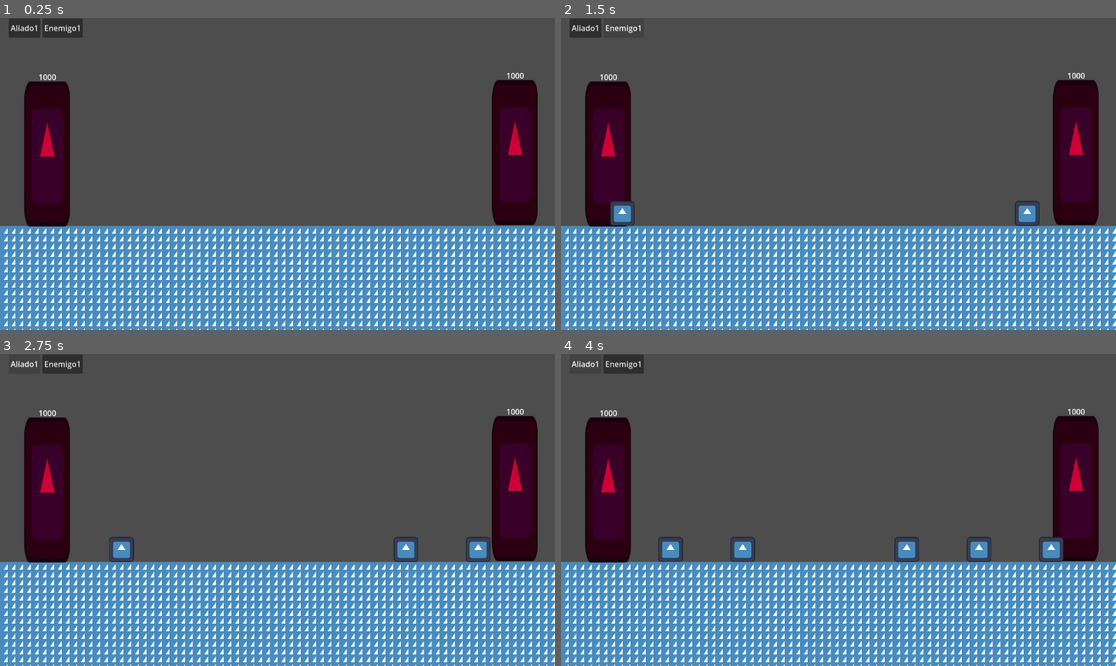
Above: before the commit, frames 1-4 (two rows, left to right).
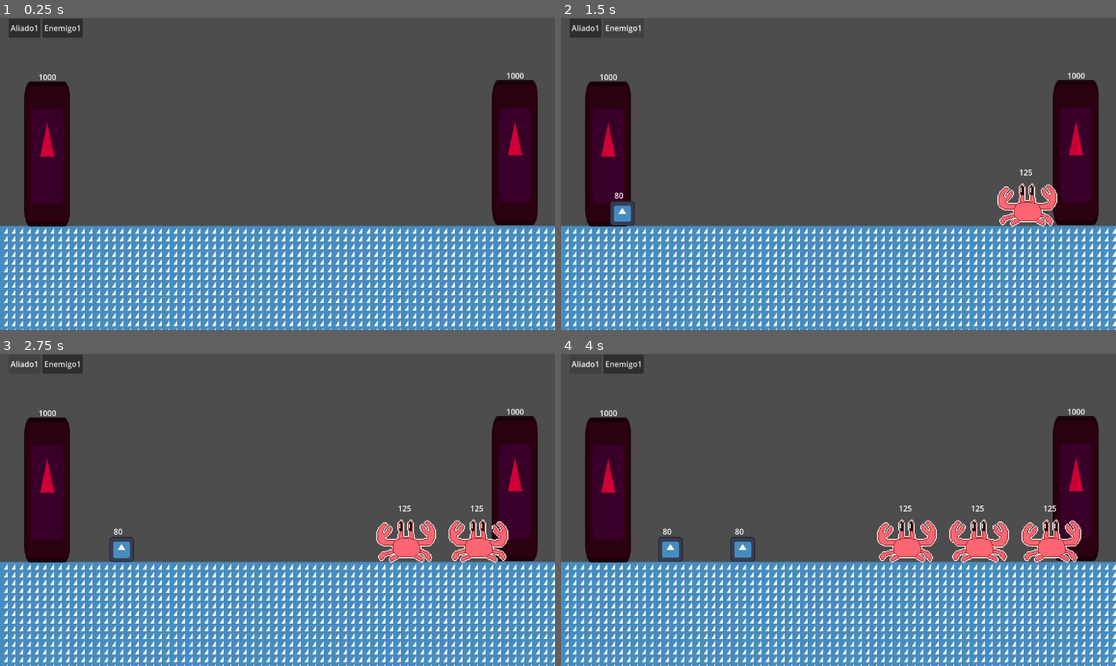
Above: after the commit, the same moments.

Repository: oliver-miguez/What-The-Crab
Game: Godot game, scene res://Demo/Escenas/Mapa/MapaDePrueba.tscn
Same seed, same stepped clock (60 frames per second), same inputs: the game is played once before the commit and once after it. The project has no main scene, so this scene is started directly. The engine's default icon, where the game draws it, is replaced by a stand-in: a white triangle on a blue panel in a dark square.
Inputs:
- Up to frame 1 (0.25 s): no input
- Up to frame 2 (1.5 s): click "Aliado1" at 0.5 s; click "Enemigo1" at 1.25 s
- Up to frame 3 (2.75 s): click "Aliado1" at 2 s
- Up to frame 4 (4 s): click "Enemigo1" at 2.75 s; click "Aliado1" at 3.5 s

The runs differ from the first frame. In frame 1, less than 0.1% of the frame differs, in the area x 4-94%, y 21-66%; in frame 2, 1.1%; in frame 3, 2.1%; in frame 4, 3.2%, in the area x 4-94%, y 21-68%.

Commit message:
Ajustes importantes

Diff:
--- a/Demo/Escenas/Aliados/Aliado1.tscn
+++ b/Demo/Escenas/Aliados/Aliado1.tscn
@@ -1,25 +1,181 @@
 [gd_scene format=3 uid="uid://pnt6q0vli0fi"]
 
-[ext_resource type="Texture2D" uid="uid://d4acfivp4y6ro" path="res://icon.svg" id="1_835e7"]
 [ext_resource type="Script" uid="uid://by607a4aovecd" path="res://Demo/Scripts/Aliados/Aliado1/aliado_1.gd" id="1_qrbtp"]
+[ext_resource type="Texture2D" uid="uid://b7wvmhm0m36fo" path="res://Arte/Aliado1/caminar.png" id="2_fgfi6"]
 [ext_resource type="Script" uid="uid://d1frdl7rx5kgp" path="res://Demo/Scripts/FSM/fsm.gd" id="3_mfcte"]
+[ext_resource type="Texture2D" uid="uid://d2l3obo0nihi2" path="res://Arte/Aliado1/ataque.png" id="3_v8db0"]
 [ext_resource type="Script" uid="uid://eik6ymycoaxl" path="res://Demo/Scripts/Aliados/Aliado1/EstadosAliado1/walk.gd" id="4_8oujc"]
 [ext_resource type="Script" uid="uid://ocq1ang44nko" path="res://Demo/Scripts/Aliados/Aliado1/EstadosAliado1/atacar.gd" id="5_fgfi6"]
 
+[sub_resource type="Animation" id="Animation_fgfi6"]
+length = 0.001
+tracks/0/type = "value"
+tracks/0/imported = false
+tracks/0/enabled = true
+tracks/0/path = NodePath("Caminar:frame")
+tracks/0/interp = 1
+tracks/0/loop_wrap = true
+tracks/0/keys = {
+"times": PackedFloat32Array(0),
+"transitions": PackedFloat32Array(1),
+"update": 1,
+"values": [0]
+}
+tracks/1/type = "value"
+tracks/1/imported = false
+tracks/1/enabled = true
+tracks/1/path = NodePath("Ataque:visible")
+tracks/1/interp = 1
+tracks/1/loop_wrap = true
+tracks/1/keys = {
+"times": PackedFloat32Array(0),
+"transitions": PackedFloat32Array(1),
+"update": 1,
+"values": [false]
+}
+tracks/2/type = "value"
+tracks/2/imported = false
+tracks/2/enabled = true
+tracks/2/path = NodePath("Caminar:visible")
+tracks/2/interp = 1
+tracks/2/loop_wrap = true
+tracks/2/keys = {
+"times": PackedFloat32Array(0),
+"transitions": PackedFloat32Array(1),
+"update": 1,
+"values": [false]
+}
+tracks/3/type = "value"
+tracks/3/imported = false
+tracks/3/enabled = true
+tracks/3/path = NodePath("Ataque:frame")
+tracks/3/interp = 1
+tracks/3/loop_wrap = true
+tracks/3/keys = {
+"times": PackedFloat32Array(0),
+"transitions": PackedFloat32Array(1),
+"update": 1,
+"values": [0]
+}
+
+[sub_resource type="Animation" id="Animation_l0vad"]
+resource_name = "ataque"
+loop_mode = 1
+tracks/0/type = "value"
+tracks/0/imported = false
+tracks/0/enabled = true
+tracks/0/path = NodePath("Caminar:visible")
+tracks/0/interp = 1
+tracks/0/loop_wrap = true
+tracks/0/keys = {
+"times": PackedFloat32Array(0),
+"transitions": PackedFloat32Array(1),
+"update": 1,
+"values": [false]
+}
+tracks/1/type = "value"
+tracks/1/imported = false
+tracks/1/enabled = true
+tracks/1/path = NodePath("Ataque:visible")
+tracks/1/interp = 1
+tracks/1/loop_wrap = true
+tracks/1/keys = {
+"times": PackedFloat32Array(0),
+"transitions": PackedFloat32Array(1),
+"update": 1,
+"values": [true]
+}
+tracks/2/type = "value"
+tracks/2/imported = false
+tracks/2/enabled = true
+tracks/2/path = NodePath("Ataque:frame")
+tracks/2/interp = 1
+tracks/2/loop_wrap = true
+tracks/2/keys = {
+"times": PackedFloat32Array(0, 0.4, 0.7),
+"transitions": PackedFloat32Array(1, 1, 1),
+"update": 1,
+"values": [0, 1, 2]
+}
+
+[sub_resource type="Animation" id="Animation_v8db0"]
+resource_name = "caminar"
+length = 0.3
+loop_mode = 2
+tracks/0/type = "value"
+tracks/0/imported = false
+tracks/0/enabled = true
+tracks/0/path = NodePath("Caminar:frame")
+tracks/0/interp = 1
+tracks/0/loop_wrap = true
+tracks/0/keys = {
+"times": PackedFloat32Array(0, 0.23333333),
+"transitions": PackedFloat32Array(1, 1),
+"update": 1,
+"values": [0, 1]
+}
+tracks/1/type = "value"
+tracks/1/imported = false
+tracks/1/enabled = true
+tracks/1/path = NodePath("Ataque:visible")
+tracks/1/interp = 1
+tracks/1/loop_wrap = true
+tracks/1/keys = {
+"times": PackedFloat32Array(0),
+"transitions": PackedFloat32Array(1),
+"update": 1,
+"values": [false]
+}
+tracks/2/type = "value"
+tracks/2/imported = false
+tracks/2/enabled = true
+tracks/2/path = NodePath("Caminar:visible")
+tracks/2/interp = 1
+tracks/2/loop_wrap = true
+tracks/2/keys = {
+"times": PackedFloat32Array(0),
+"transitions": PackedFloat32Array(1),
+"update": 1,
+"values": [true]
+}
+
+[sub_resource type="AnimationLibrary" id="AnimationLibrary_l0vad"]
+_data = {
+&"RESET": SubResource("Animation_fgfi6"),
+&"ataque": SubResource("Animation_l0vad"),
+&"caminar": SubResource("Animation_v8db0")
+}
+
 [sub_resource type="RectangleShape2D" id="RectangleShape2D_835e7"]
 size = Vector2(52, 52)
 
+[sub_resource type="CircleShape2D" id="CircleShape2D_v8db0"]
+radius = 58.077534
+
 [node name="Aliado1" type="CharacterBody2D" unique_id=1256920907 groups=["Aliados"]]
 collision_layer = 2
+collision_mask = 5
 script = ExtResource("1_qrbtp")
 
 [node name="AnimacionesAliado1" type="AnimationPlayer" parent="." unique_id=422694258]
-
-[node name="ArteAliado1" type="Sprite2D" parent="." unique_id=1336116555]
-scale = Vector2(0.4, 0.4)
-texture = ExtResource("1_835e7")
+libraries/ = SubResource("AnimationLibrary_l0vad")
+
+[node name="Caminar" type="Sprite2D" parent="." unique_id=464464648]
+visible = false
+position = Vector2(0, 7)
+scale = Vector2(2, 2)
+texture = ExtResource("2_fgfi6")
+hframes = 2
+
+[node name="Ataque" type="Sprite2D" parent="." unique_id=528503909]
+visible = false
+position = Vector2(0, 7)
+scale = Vector2(2, 2)
+texture = ExtResource("3_v8db0")
+hframes = 3
 
 [node name="ColisionNormal" type="CollisionShape2D" parent="." unique_id=735131761]
+position = Vector2(2, 15)
 shape = SubResource("RectangleShape2D_835e7")
 debug_color = Color(0.7464558, 0.20853761, 1, 0.41960785)
 
@@ -36,3 +192,21 @@
 [node name="Atacar" type="Node" parent="FSM" unique_id=1957272806 node_paths=PackedStringArray("estado_andar")]
 script = ExtResource("5_fgfi6")
 estado_andar = NodePath("../Andar")
+
+[node name="Vida" type="Label" parent="." unique_id=1275275096]
+offset_left = -17.0
+offset_top = -82.0
+offset_right = 23.0
+offset_bottom = -59.0
+text = "Vida"
+
+[node name="AreaDeteccion" type="Area2D" parent="." unique_id=55728906]
+collision_layer = 2
+collision_mask = 5
+
+[node name="CollisionShape2D" type="CollisionShape2D" parent="AreaDeteccion" unique_id=1572694437]
+shape = SubResource("CircleShape2D_v8db0")
+debug_color = Color(0.8105812, 0.0021676165, 0.9867626, 0.41960785)
+
+[connection signal="body_entered" from="AreaDeteccion" to="." method="_on_area_deteccion_body_entered"]
+[connection signal="body_exited" from="AreaDeteccion" to="." method="_on_area_deteccion_body_exited"]
--- /dev/null
+++ b/Demo/Escenas/Aliados/aliado_2(test).tscn
@@ -0,0 +1,18 @@
+[gd_scene format=3 uid="uid://yfa81e0jshke"]
+
+[ext_resource type="Texture2D" uid="uid://d2l3obo0nihi2" path="res://Arte/Aliado1/ataque.png" id="1_i8yav"]
+[ext_resource type="Script" uid="uid://b10h3cdpmknoe" path="res://Demo/Scripts/Aliados/Aliado2/aliado_2(test).gd" id="1_osm1b"]
+
+[sub_resource type="RectangleShape2D" id="RectangleShape2D_osm1b"]
+
+[node name="Aliado2(Test)" type="CharacterBody2D" unique_id=1171319686]
+script = ExtResource("1_osm1b")
+
+[node name="Sprite2D" type="Sprite2D" parent="." unique_id=1554812905]
+
+[node name="Ataque" type="Sprite2D" parent="." unique_id=289667868]
+position = Vector2(7, 1)
+texture = ExtResource("1_i8yav")
+
+[node name="CollisionShape2D" type="CollisionShape2D" parent="." unique_id=1533762015]
+shape = SubResource("RectangleShape2D_osm1b")
--- a/Demo/Escenas/Enemigos/Enemigo1/Enemigo_1.tscn
+++ b/Demo/Escenas/Enemigos/Enemigo1/Enemigo_1.tscn
@@ -9,8 +9,12 @@
 [sub_resource type="RectangleShape2D" id="RectangleShape2D_83r5w"]
 size = Vector2(52, 52)
 
+[sub_resource type="CircleShape2D" id="CircleShape2D_0nqgq"]
+radius = 44.04543
+
 [node name="Enemigo1" type="CharacterBody2D" unique_id=51383049 groups=["Enemigos"]]
-collision_layer = 2
+collision_layer = 4
+collision_mask = 3
 script = ExtResource("1_0nqgq")
 
 [node name="AnimacionesEnemigo1" type="AnimationPlayer" parent="." unique_id=1010460920]
@@ -36,3 +40,21 @@
 [node name="Atacar" type="Node" parent="FSM" unique_id=1207056709 node_paths=PackedStringArray("estado_andar")]
 script = ExtResource("5_0nqgq")
 estado_andar = NodePath("../Andar")
+
+[node name="AreaDeAtaque" type="Area2D" parent="." unique_id=1128941559]
+collision_layer = 4
+collision_mask = 3
+
+[node name="CollisionShape2D" type="CollisionShape2D" parent="AreaDeAtaque" unique_id=1172373371]
+shape = SubResource("CircleShape2D_0nqgq")
+debug_color = Color(0.99304193, 0, 0.22099805, 0.41960785)
+
+[node name="LabelVida" type="Label" parent="." unique_id=237262242]
+offset_left = -16.0
+offset_top = -49.0
+offset_right = 24.0
+text = "Vida
+"
+
+[connection signal="body_entered" from="AreaDeAtaque" to="." method="_on_area_de_ataque_body_entered"]
+[connection signal="body_exited" from="AreaDeAtaque" to="." method="_on_area_de_ataque_body_exited"]
--- a/Demo/Scripts/Aliados/Aliado1/EstadosAliado1/atacar.gd
+++ b/Demo/Scripts/Aliados/Aliado1/EstadosAliado1/atacar.gd
@@ -1,36 +1,46 @@
 extends "res://Demo/Scripts/Globales/Estados/GlobalState.gd"
+class_name AtacarAliado
 
-# Definir los estados a los que puede cambiar
 @export var estado_andar:State
-const RANGO_PERDIDA = 180.0
-
 var tiempo_ultimo_ataque = 0.0
 
 func on_enter():
-	print("Estado: Atacando!")
-	# Reiniciar el cronómetro de ataque al entrar para atacar inmediatamente
-	tiempo_ultimo_ataque = father.intervalo_ataque
+	print("[Aliados] Entrando en ataque")
+	animation_player.play("ataque")
+	tiempo_ultimo_ataque = 0.0
 
 func state_process(delta: float) -> void:
-	# Lógica de daño periódico
 	tiempo_ultimo_ataque += delta
 
 	if tiempo_ultimo_ataque >= father.intervalo_ataque:
-		atacar_base()
-		tiempo_ultimo_ataque = 0.0
+		var atacado = false
 
-	# Comprobar si la base aún existe
-	var base = GlobalPosicionSpawneo.base_enemiga_nodo
-	if not is_instance_valid(base):
-		#next_state = estado_andar
-		return
-func atacar_base():
+		# Prioridad 1: Enemigos
+		if is_instance_valid(father.objetivo_actual):
+			father.objetivo_actual.recibir_daño(father.daño)
+			atacado = true
+		# Prioridad 2: Base (Si estamos cerca)
+		else:
+			var base = GlobalPosicionSpawneo.base_enemiga_nodo
+			if is_instance_valid(base):
+				var dist = abs(father.global_position.x - base.global_position.x)
+				if dist <= 60.0: # Rango generoso para el ataque
+					base.recibir_daño(father.daño)
+					atacado = true
+
+		if atacado:
+			tiempo_ultimo_ataque = 0.0
+
+	# Lógica de salida: ¿Sigue habiendo algo que atacar?
+	var hay_enemigo = is_instance_valid(father.objetivo_actual)
+	var hay_base = false
 	var base = GlobalPosicionSpawneo.base_enemiga_nodo
 	if is_instance_valid(base):
-		base.recibir_daño(father.daño)
-	else:
-		# Si la base ya no existe, volvemos a caminar (o lo que corresponda)
-		#next_state = estado_andar
-		return
+		if abs(father.global_position.x - base.global_position.x) <= 60.0:
+			hay_base = true
+
+	if not hay_enemigo and not hay_base:
+		next_state = estado_andar
+
 func on_exit():
 	pass
--- a/Demo/Scripts/Aliados/Aliado1/EstadosAliado1/walk.gd
+++ b/Demo/Scripts/Aliados/Aliado1/EstadosAliado1/walk.gd
@@ -1,25 +1,27 @@
 extends "res://Demo/Scripts/Globales/Estados/GlobalState.gd"
+class_name AndarAliado
 
-# Definir los estados a los que puede cambiar
 @export var estado_atacar:State
-const RANGO_ATAQUE = 150.0 # Distancia para dejar de caminar e iniciar ataque
+const RANGO_DETECCION_BASE = 50.0 # Rango para pasar de caminar a atacar
 
 func on_enter():
-	print("Estado: Caminando hacia el objetivo")
-	# Aquí podrías poner: animation_player.play("walk")
+	print("[Aliados] Caminando")
+	animation_player.play("caminar")
 
 func state_process(delta: float) -> void:
 	# Ejecutamos el movimiento del padre
 	father.movimiento_aliado1(delta)
 
-	# Comprobar si hemos llegado a la posición de la base (Solo eje X)
-	if father.posicion_base_enemiga != null:
-		var distancia_x = abs(father.global_position.x - father.posicion_base_enemiga.x)
+	# Prioridad: Enemigo detectado
+	if is_instance_valid(father.objetivo_actual):
+		next_state = estado_atacar
+		return
 
-		# Log opcional para ver la distancia en consola (puedes borrarlo luego)
-		# print("Distancia X a la base: ", distancia_x)
-
-		if distancia_x <= 15.0: # Si estamos a 15px de distancia horizontal
+	# Comprobar si hemos llegado a la base
+	var base = GlobalPosicionSpawneo.base_enemiga_nodo
+	if is_instance_valid(base):
+		var distancia_x = abs(father.global_position.x - base.global_position.x)
+		if distancia_x <= RANGO_DETECCION_BASE:
 			next_state = estado_atacar
 
 func on_exit():
--- a/Demo/Scripts/Aliados/Aliado1/aliado_1.gd
+++ b/Demo/Scripts/Aliados/Aliado1/aliado_1.gd
@@ -1,41 +1,105 @@
 extends CharacterBody2D
 class_name Aliado1
+
+@onready var vida_label: Label = $Vida
 
 const GRAVITY_VALUE = 980
 const SPEED_VALUE = 100
 
 @export var daño = 10
-@export var intervalo_ataque = 2.0 # Un golpe por segundo
 
+# Un golpe cada 2 segundos
+@export var intervalo_ataque = 2.0
+
+# Guardar un valor Vector2 sobre donde se encuentra la base enemiga
 var posicion_base_enemiga
 
 var velocidad_actual = Vector2.ZERO
 var ultima_posicion = Vector2.ZERO
 
+# Ajustes de la vida del player
+var vida_maxima = 125
+var vida_actual = 125
+
+# Array que recoge a todos los enemigos que entran en el area del aliado
+var objetivo_actual: Array[Enemigo1]
+# Enemigo fijado o principal
+var enemigo_fijado:Enemigo1
+
+## Se ejecuta al inicio de la escena
 func _ready() -> void:
+	# Label de vida a mostrar en pantalla
+	vida_label.text = str(vida_actual)
+	# Recoge la posición de la base enemiga del script global que la recoge del mapa
 	posicion_base_enemiga = GlobalPosicionSpawneo.posicion_base_enemiga
+	# Va recogiendo en que posición está el aliado
 	ultima_posicion = global_position
 
+## Se ejecuta cada frame del juego
 func _physics_process(delta: float) -> void:
+	# Actualizar constantemente la vida en pantalla
+	vida_label.text = str(vida_actual)
+
+	# Añade gravedad a los personajes
 	if not is_on_floor():
 		añadir_gravedad(delta)
 
-	# El movimiento ahora se controla desde los estados (walk.gd)
+	# Revisa constantemente cual es el enemigo al que se debe atacar
+	actualizar_objetivo()
+
+	# Permite el movimiento sobre las colisiones del mapa a los aliados
 	move_and_slide()
 
+## Permite quitar vida a los aliados
+func recibir_daño(cantidad_daño:int):
+	print("[Aliados]: Estoy recibiendo daño de los enemigos")
+	# Quitar vida al aliado
+	vida_actual = vida_actual - cantidad_daño;
+	# Si no tiene vida muere
+	if vida_actual <= 0:
+		morir()
+
+## Elimina al aliado de la escena
+func morir():
+	print("Un aliado ha muerto")
+	# Elimina al aliado de la escena
+	queue_free()
+
+## Administra el funcionamiento del movimiento de los aliados
 func movimiento_aliado1(delta):
-	# Si la posición es nula, intentar obtenerla de nuevo
-	if posicion_base_enemiga == null:
-		posicion_base_enemiga = GlobalPosicionSpawneo.posicion_base_enemiga
+	# Si se está encargando de algún enemigo
+	if is_instance_valid(objetivo_actual):
+		return
 
-	# Solo mover si tenemos un objetivo válido
-	if posicion_base_enemiga != null:
-		global_position = global_position.move_toward(posicion_base_enemiga, SPEED_VALUE * delta)
+	# Mover hacia la base enemiga usando el nodo global
+	var base = GlobalPosicionSpawneo.base_enemiga_nodo
+	if is_instance_valid(base):
+		var destino = base.global_position
+		# Mantener la Y del aliado (para que no intente "volar" hacia el centro de la base si está en el suelo)
+		destino.y = global_position.y
+		global_position = global_position.move_toward(destino, SPEED_VALUE * delta)
 
-	# Calcular velocidad aproximada usando posiciones globales
 	velocidad_actual = (global_position - ultima_posicion) / delta
 	ultima_posicion = global_position
-	# print("Velocidad actual del aliado1: ", velocidad_actual)
 
+## Administra la gravedad que le afecta a cada aliado
 func añadir_gravedad(delta):
 	position.y += GRAVITY_VALUE * delta
+
+## Define cual es el primer enemigo al que se atacará
+func actualizar_objetivo():
+	if not objetivo_actual.is_empty():
+		# Asigna prioridad a los enemigos  por orden del array para atacarlos por turnos
+		enemigo_fijado = objetivo_actual[0]
+
+func _on_area_deteccion_body_entered(body: Node2D) -> void:
+	if body.is_in_group("Enemigos"):
+		print("[Aliados]:Estoy detectando un enemigo en mi area de deteccion")
+		# Añade al o los enemigos a un array que los almacena
+		objetivo_actual.append(body)
+
+func _on_area_deteccion_body_exited(body: Node2D) -> void:
+	if body.is_in_group("Enemigos"):
+		print("[Aliados]: El enemigo salió de mi area de detección, borrandolo del almacen de enemigos")
+		# Elimina al enemigo que sale del area del aliado, liberando espacio en la lista
+		objetivo_actual.erase(body)
--- /dev/null
+++ b/Demo/Scripts/Aliados/Aliado2/aliado_2(test).gd
@@ -0,0 +1,4 @@
+extends Aliado1
+
+func _ready() -> void:
+	super()
--- a/Demo/Scripts/Enemigos/Enemigo1/Estados/andar.gd
+++ b/Demo/Scripts/Enemigos/Enemigo1/Estados/andar.gd
@@ -1,16 +1,19 @@
 extends "res://Demo/Scripts/Globales/Estados/GlobalState.gd"
-
+class_name  AndarEnemigo
 # Definir los estados a los que puede cambiar
 @export var estado_atacar:State
 const RANGO_ATAQUE = 150.0 # Distancia para dejar de caminar e iniciar ataque
 
 func on_enter():
-	print("Estado: Caminando hacia el objetivo")
+	print("[Enemigos] Estado: Caminando hacia el objetivo")
 	# Aquí podrías poner: animation_player.play("walk")
 
 func state_process(delta: float) -> void:
 	# Ejecutamos el movimiento del padre
 	father.movimiento_enemigo1(delta)
+
+	if father.objetivo_actual != null:
+		next_state = estado_atacar
 
 	# Comprobar si hemos llegado a la posición de la base (Solo eje X)
 	if father.posicion_base_aliada != null:
--- a/Demo/Scripts/Enemigos/Enemigo1/Estados/atacar.gd
+++ b/Demo/Scripts/Enemigos/Enemigo1/Estados/atacar.gd
@@ -1,36 +1,53 @@
 extends "res://Demo/Scripts/Globales/Estados/GlobalState.gd"
+class_name AtacarEnemigo
 
 # Definir los estados a los que puede cambiar
 @export var estado_andar:State
-const RANGO_PERDIDA = 180.0
+const RANGO_BASE = 50.0
 
 var tiempo_ultimo_ataque = 0.0
 
 func on_enter():
-	print("Estado: Atacando!")
-	# Reiniciar el cronómetro de ataque al entrar para atacar inmediatamente
-	tiempo_ultimo_ataque = father.intervalo_ataque
+	print("[Enemigos] Estado: Atacando!")
+	# Si tienes animación de ataque para el enemigo, actívala aquí
+	# animation_player.play("ataque")
+	tiempo_ultimo_ataque = 0.0
 
 func state_process(delta: float) -> void:
-	# Lógica de daño periódico
 	tiempo_ultimo_ataque += delta
 
+	# 1. Lógica de DAÑO
 	if tiempo_ultimo_ataque >= father.intervalo_ataque:
-		atacar_base()
-		tiempo_ultimo_ataque = 0.0
+		var atacado = false
 
-	# Comprobar si la base aún existe
-	var base = GlobalPosicionSpawneo.base_aliada_nodo
-	if not is_instance_valid(base):
-		#next_state = estado_andar
-		return
-func atacar_base():
-	var base = GlobalPosicionSpawneo.base_aliada_nodo
-	if is_instance_valid(base):
-		base.recibir_daño(father.daño)
+		if is_instance_valid(father.objetivo_actual):
+			father.objetivo_actual.recibir_daño(father.daño)
+			atacado = true
+		else:
+			var base = GlobalPosicionSpawneo.base_aliada_nodo
+			if is_instance_valid(base):
+				var distancia_x = abs(father.global_position.x - base.global_position.x)
+				if distancia_x <= RANGO_BASE:
+					base.recibir_daño(father.daño)
+					atacado = true
+
+		if atacado:
+			tiempo_ultimo_ataque = 0.0
+
+	# 2. Lógica de SALIDA
+	var debe_seguir_atacando = false
+
+	if is_instance_valid(father.objetivo_actual):
+		debe_seguir_atacando = true
 	else:
-		# Si la base ya no existe, volvemos a caminar (o lo que corresponda)
-		#next_state = estado_andar
-		return
+		var base = GlobalPosicionSpawneo.base_aliada_nodo
+		if is_instance_valid(base):
+			var distancia_x = abs(father.global_position.x - base.global_position.x)
+			if distancia_x <= RANGO_BASE:
+				debe_seguir_atacando = true
+
+	if not debe_seguir_atacando:
+		next_state = estado_andar
+
 func on_exit():
 	pass
--- a/Demo/Scripts/Enemigos/Enemigo1/enemigo_1.gd
+++ b/Demo/Scripts/Enemigos/Enemigo1/enemigo_1.gd
@@ -7,16 +7,26 @@
 @export var daño = 10
 @export var intervalo_ataque = 2.0 # Un golpe por segundo
 
+@onready var label_vida: Label = $LabelVida
+
 var posicion_base_aliada
 
 var velocidad_actual = Vector2.ZERO
 var ultima_posicion = Vector2.ZERO
 
+var atacando:bool
+var objetivo_actual:Aliado1 = null
+
+var vida_maxima = 80
+var vida_actual = 80
+
 func _ready() -> void:
+	label_vida.text = str(vida_actual)
 	posicion_base_aliada = GlobalPosicionSpawneo.posicion_base_aliada
 	ultima_posicion = global_position
 
 func _physics_process(delta: float) -> void:
+	label_vida.text = str(vida_actual)
 	if not is_on_floor():
 		añadir_gravedad(delta)
 
@@ -24,6 +34,8 @@
 	move_and_slide()
 
 func movimiento_enemigo1(delta):
+	if objetivo_actual != null:
+		return
 	# Si la posición es nula, intentar obtenerla de nuevo
 	if posicion_base_aliada == null:
 		posicion_base_aliada = GlobalPosicionSpawneo.posicion_base_aliada
@@ -37,5 +49,30 @@
 	ultima_posicion = global_position
 	# print("Velocidad actual del aliado1: ", velocidad_actual)
 
+func recibir_daño(cantidad_daño:int):
+	print("[Enemigos]: Estoy recibiendo daño de los aliados")
+	# Quitar vida al aliado
+	vida_actual = vida_actual - cantidad_daño;
+	# Si no tiene vida muere
+	if vida_actual <= 0:
+		morir()
+
+func morir():
+	print("[Enemigos] Un enemigo a muerto")
+	queue_free()
+
 func añadir_gravedad(delta):
 	position.y += GRAVITY_VALUE * delta
+
+## Detección de aliados
+func _on_area_de_ataque_body_entered(body: Node2D) -> void:
+	if body.is_in_group("Aliados"):
+		print("[ENEMIGOS] aliado detectado en : ",self.name)
+		objetivo_actual = body
+		atacando = true
+
+func _on_area_de_ataque_body_exited(body: Node2D) -> void:
+	if body.is_in_group("Aliados"):
+		print("[ENEMIGOS] Deje de detectar al aliado : ",self.name)
+		objetivo_actual = null
+		atacando = false
--- a/Demo/Scripts/Globales/GlobalPosicionSpawneo.gd
+++ b/Demo/Scripts/Globales/GlobalPosicionSpawneo.gd
@@ -6,3 +6,4 @@
 var posicion_base_aliada
 var base_enemiga_nodo: BaseEnemiga
 var base_aliada_nodo: BaseAliada
+var aliados: Aliado1
--- a/project.godot
+++ b/project.godot
@@ -22,6 +22,7 @@
 [file_customization]
 
 folder_colors={
+"res://Arte/": "orange",
 "res://Demo/": "gray",
 "res://Escenas/": "red",
 "res://Scripts/": "red"
@@ -30,11 +31,13 @@
 [global_group]
 
 Enemigos="Aqui guardamos todos los enemigos"
+Aliados=""
 
 [layer_names]
 
 2d_physics/layer_1="Mapa"
-2d_physics/layer_2="Personajes"
+2d_physics/layer_2="Aliados"
+2d_physics/layer_3="Enemigos"
 
 [physics]
 
@@ -42,4 +45,5 @@
 
 [rendering]
 
+textures/canvas_textures/default_texture_filter=0
 rendering_device/driver.windows="d3d12"
Binary file added: Arte/Aliado1/ataque.png
Not shown, added: Arte/Aliado1/ataque.png.import
Binary file added: Arte/Aliado1/caminar.png
Not shown, added: Arte/Aliado1/caminar.png.import
Not shown, added: Demo/Scripts/Aliados/Aliado2/aliado_2(test).gd.uid
